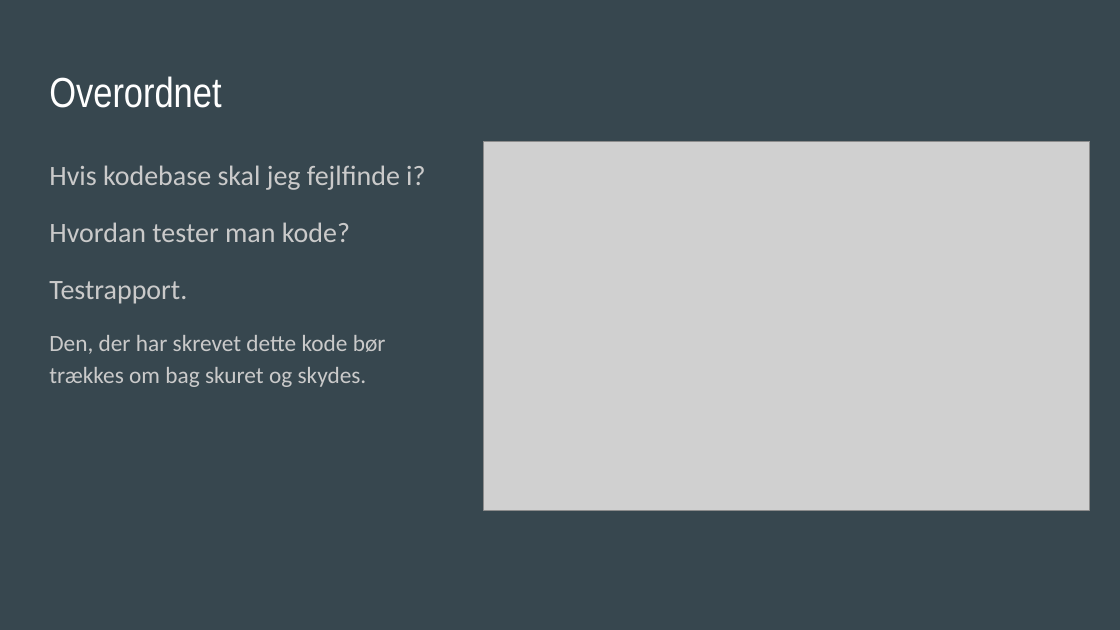
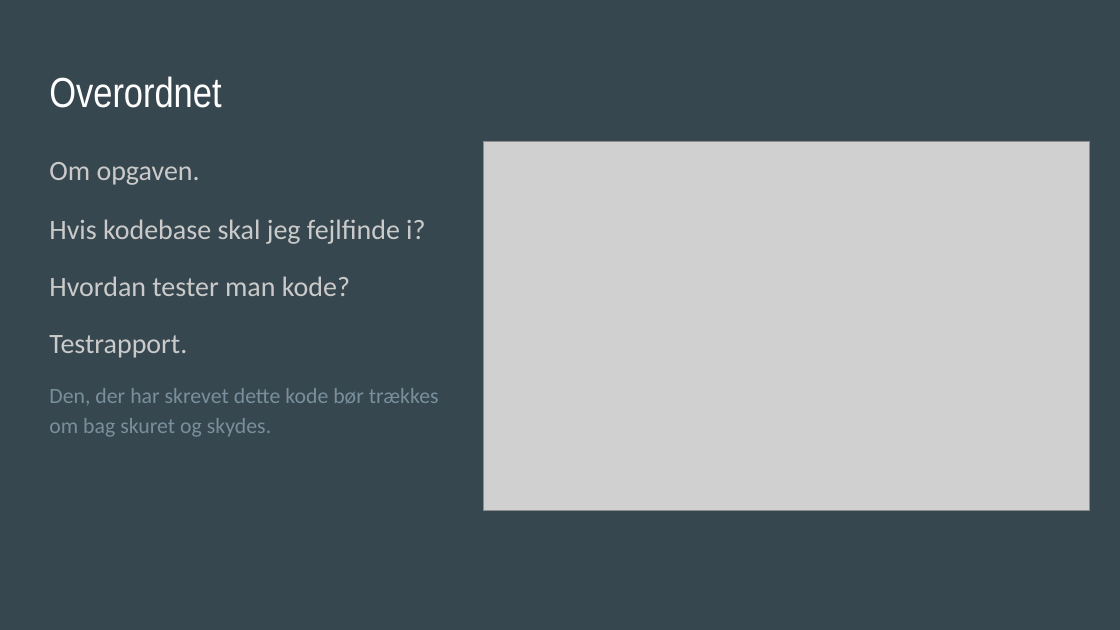
Before and after one commit to SpecAcad-Jakob/week-5, a slide deck: slide 2 of Week 5 — Testing — Presentation.pptx. Drawn at 1120x630 pixels with LibreOffice and Linux fonts; fonts in the diff are those of the drawing; grey boxes stand for pictures. Boxes give left, top, right and bottom in pixels: in the first picture for what was removed or moved away, otherwise in the second. Text is boxed around its words. In the diff, an @@ line names an element or a change of style, - is before the commit and + after.

```diff
--- a/Week 5 — Testing — Presentation.pptx
+++ b/Week 5 — Testing — Presentation.pptx
@@ text at bbox=[49, 162, 200, 185]: paragraph added @@
+Om opgaven.
@@ text at bbox=[49, 388, 439, 437]: size 15 to 14 pt, text colour #CACACA to #78909C in "Den, der har skrevet dette kode bør ..." @@
```
Also in this commit, not shown: 1 other slide changed.
